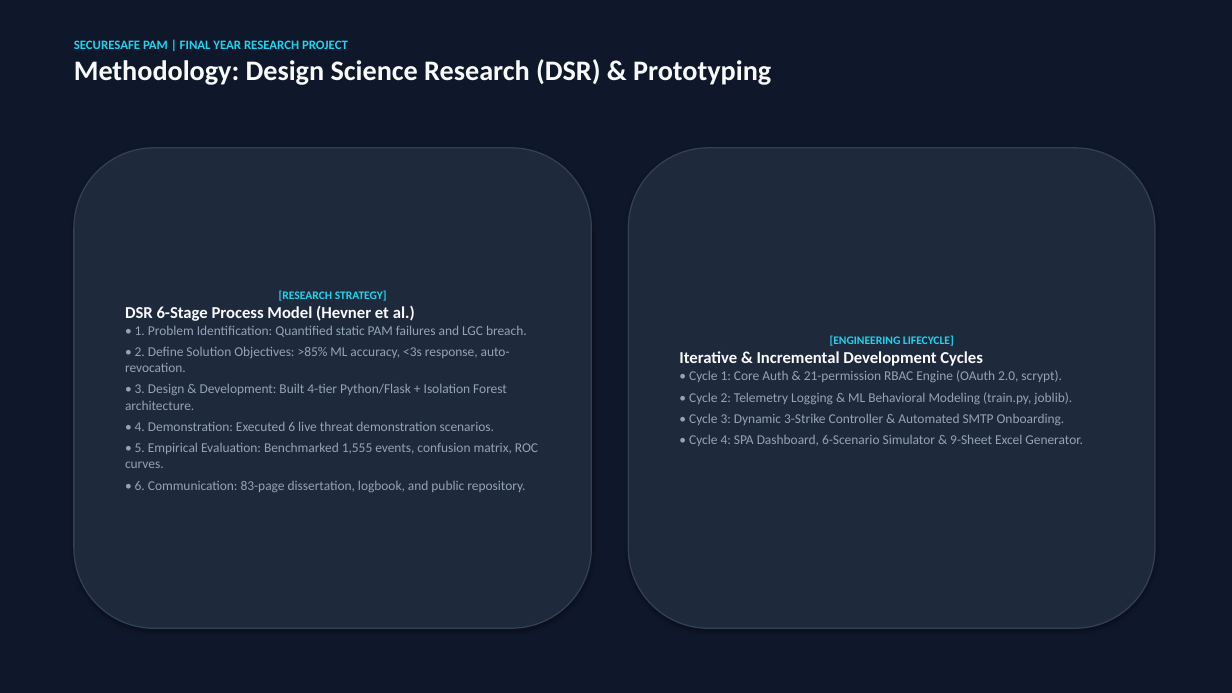
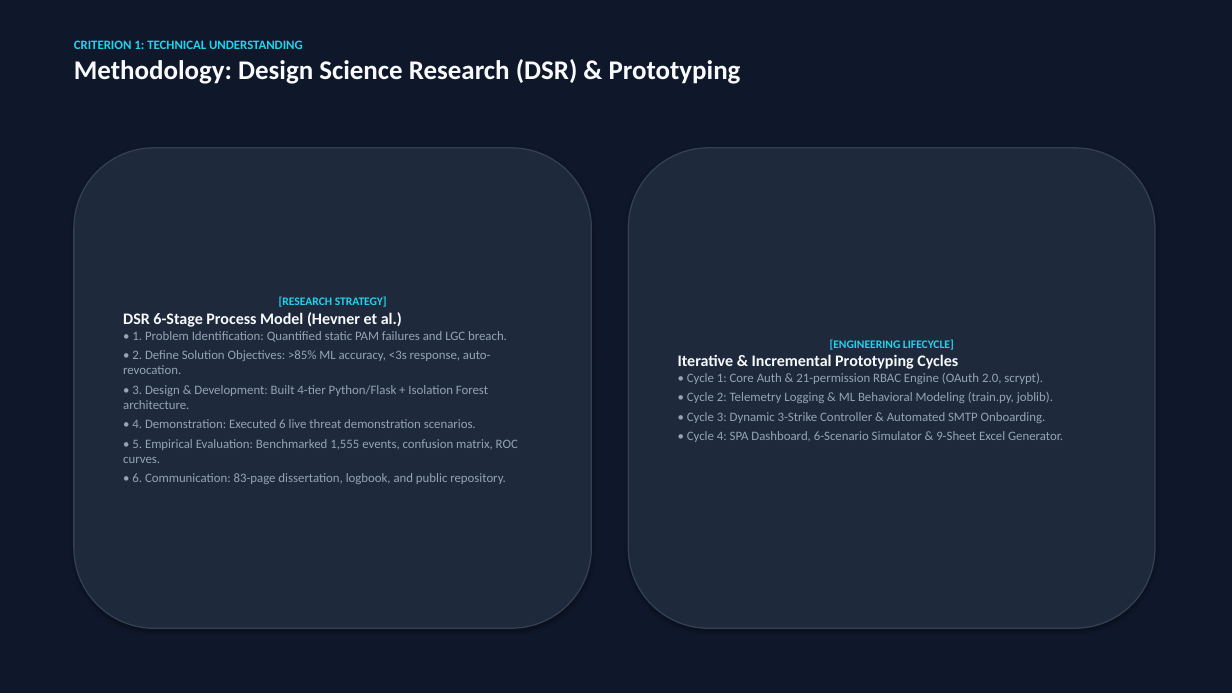
Before and after one commit to Poornadananjaya2001/Dynamic-PAM-System-, a slide deck: slide 7 of PRESENTATION_SLIDES_SECURESAFE_PAM.pptx (slide 6 before the commit). Drawn at 1232x693 pixels with LibreOffice and Linux fonts; fonts in the diff are those of the drawing. Boxes give left, top, right and bottom in pixels: in the first picture for what was removed or moved away, otherwise in the second. Text is boxed around its words. In the diff, an @@ line names an element or a change of style, - is before the commit and + after.

```diff
--- a/PRESENTATION_SLIDES_SECURESAFE_PAM.pptx
+++ b/PRESENTATION_SLIDES_SECURESAFE_PAM.pptx
@@ text at (74,40,303,49): text changed @@
-SECURESAFE PAM | FINAL YEAR RESEARCH PROJECT
+CRITERION 1: TECHNICAL UNDERSTANDING
@@ text at (74,59,741,84): size 22 to 21 pt in "Methodology: Design Science Research (DSR) & Prototyping" @@
@@ text in rounded rectangle at (123,312,518,484): size 13 to 12.5 pt in "DSR 6-Stage Process Model (Hevner et al.)"; size 10.5 to 10 pt in "• 1. Problem Identification: Quantified static PAM ...", "• 2. Define Solution Objectives: >85% ML ...", "• 3. Design & Development: Built 4-tier ...", "• 4. Demonstration: Executed 6 live threat ..." and 2 more places; less space between paragraphs @@
@@ text in rounded rectangle at (678,354,958,369): text changed; size 13 to 12.5 pt @@
-Iterative & Incremental Development Cycles
+Iterative & Incremental Prototyping Cycles
@@ text in rounded rectangle at (687,373,1063,442): size 10.5 to 10 pt in "• Cycle 1: Core Auth & 21-permission ...", "• Cycle 2: Telemetry Logging & ML ...", "• Cycle 3: Dynamic 3-Strike Controller & ...", "• Cycle 4: SPA Dashboard, 6-Scenario Simulator ..."; less space between paragraphs @@
```
Also in this commit, not shown: 18 other slides changed, 7 slides added, 1 slide removed, 1 other file.
